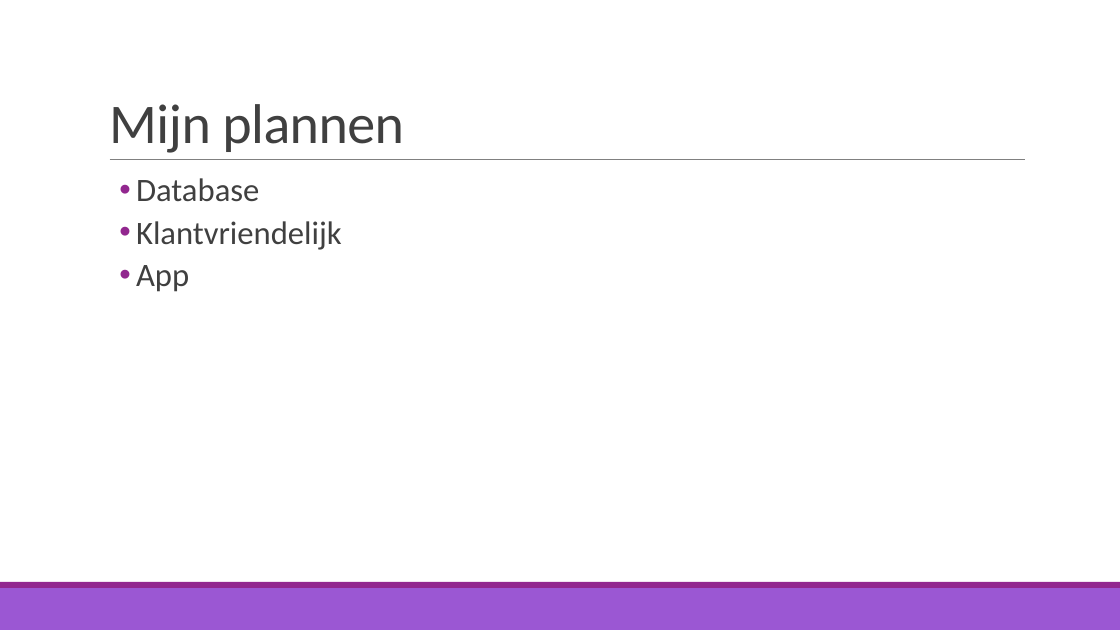
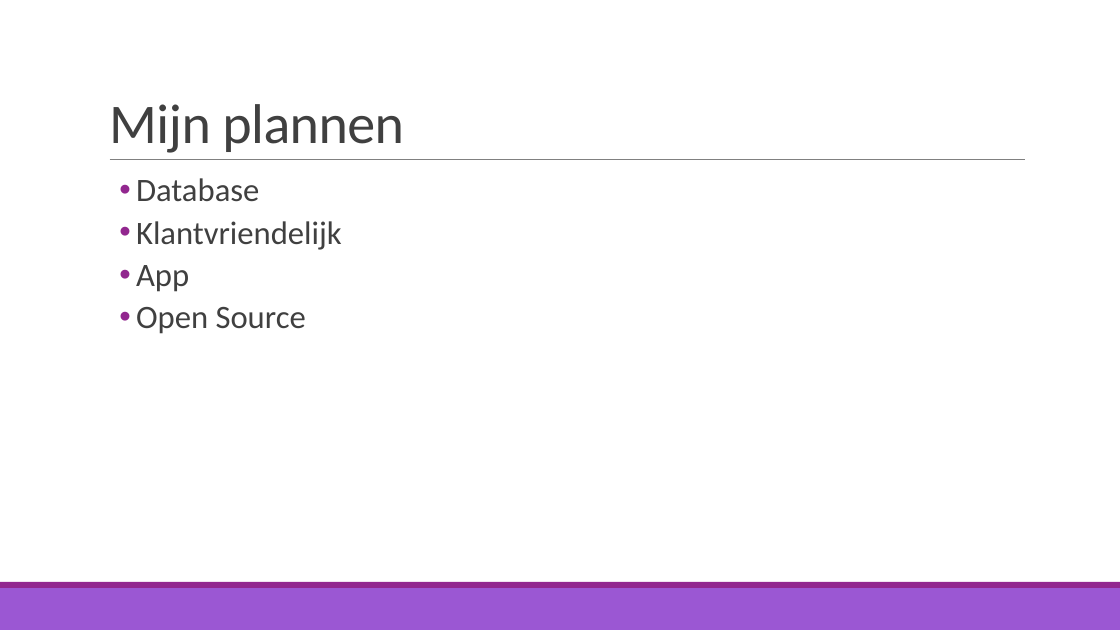
Before and after one commit to PimClem/WebsiteGallerij, a slide deck: slide 5 of prof.pptx. Drawn at 1120x630 pixels with LibreOffice and Linux fonts; fonts in the diff are those of the drawing. Boxes give left, top, right and bottom in pixels: in the first picture for what was removed or moved away, otherwise in the second. Text is boxed around its words. In the diff, an @@ line names an element or a change of style, - is before the commit and + after.

Commit message:
final

```diff
--- a/prof.pptx
+++ b/prof.pptx
@@ text at (136, 307, 306, 334): paragraph added @@
+  • Open Source
```
